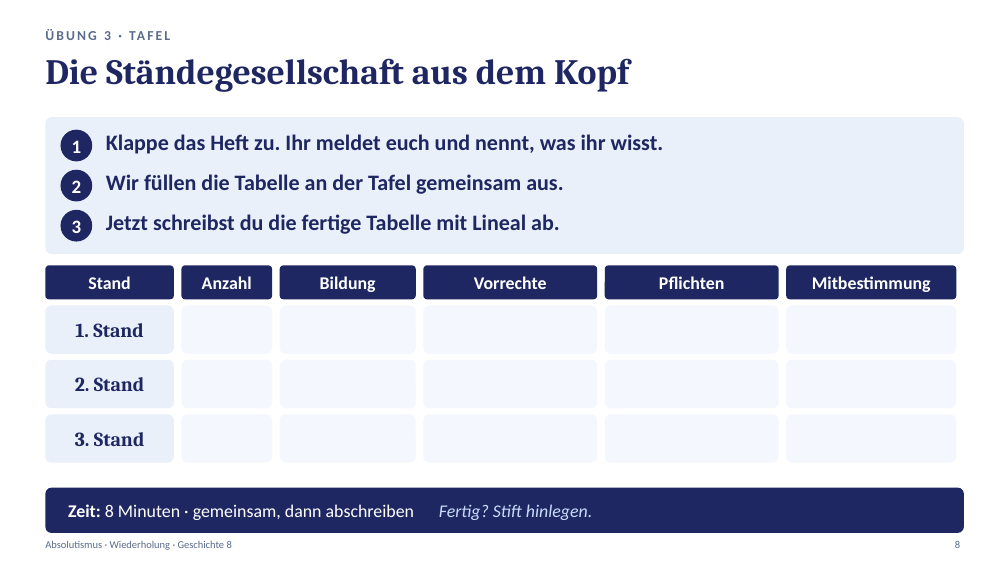
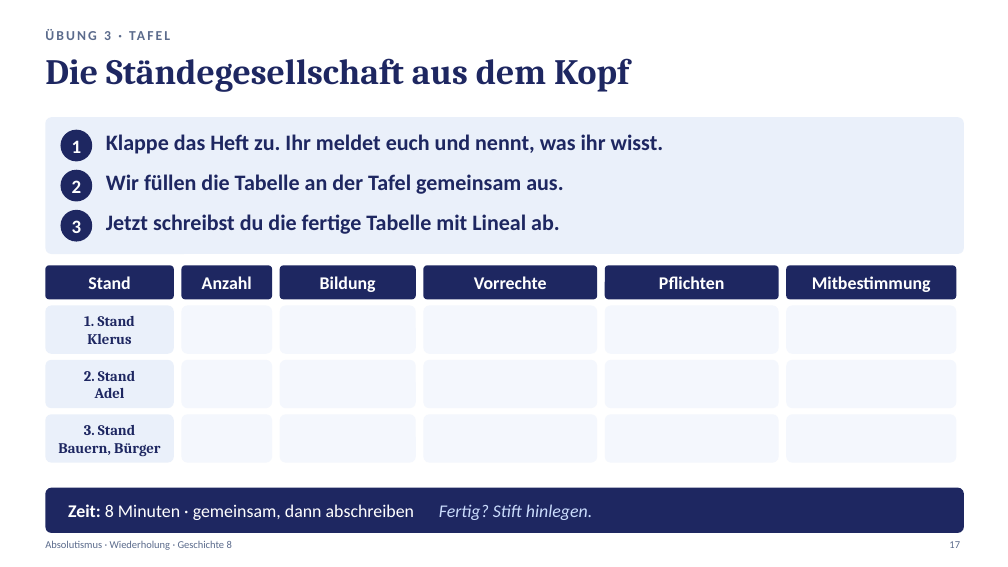
Before and after one commit to golzkonstantin-gif/Schule, a slide deck: slide 17 of Geschichte_8/Absolutismus_Wiederholung/Praesentation_Absolutismus_Wiederholung.pptx (slide 8 before the commit). Drawn at 1008x567 pixels with LibreOffice and Linux fonts; fonts in the diff are those of the drawing. Boxes give left, top, right and bottom in pixels: in the first picture for what was removed or moved away, otherwise in the second. Text is boxed around its words. In the diff, an @@ line names an element or a change of style, - is before the commit and + after.

```diff
--- a/Geschichte_8/Absolutismus_Wiederholung/Praesentation_Absolutismus_Wiederholung.pptx
+++ b/Geschichte_8/Absolutismus_Wiederholung/Praesentation_Absolutismus_Wiederholung.pptx
@@ text at (84,316,135,326): size 19 to 14 pt in "1. Stand" @@
@@ text at (87,334,131,344): paragraph added @@
+Klerus
@@ text at (84,371,135,381): size 19 to 14 pt in "2. Stand" @@
@@ text at (95,388,125,398): paragraph added @@
+Adel
@@ text at (58,443,160,456): paragraph added @@
+Bauern, Bürger
@@ text at (84,425,135,435): size 19 to 14 pt in "3. Stand" @@
@@ text at (949,541,960,548): text changed @@
-8
+17
```
Also in this commit, not shown: 9 other slides changed, 9 slides added, 8 other files.
